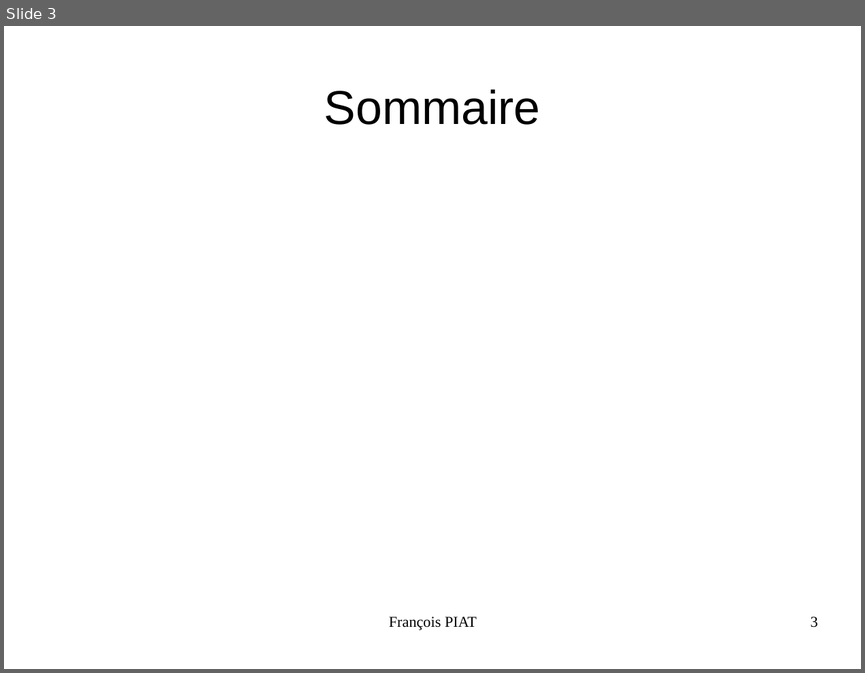
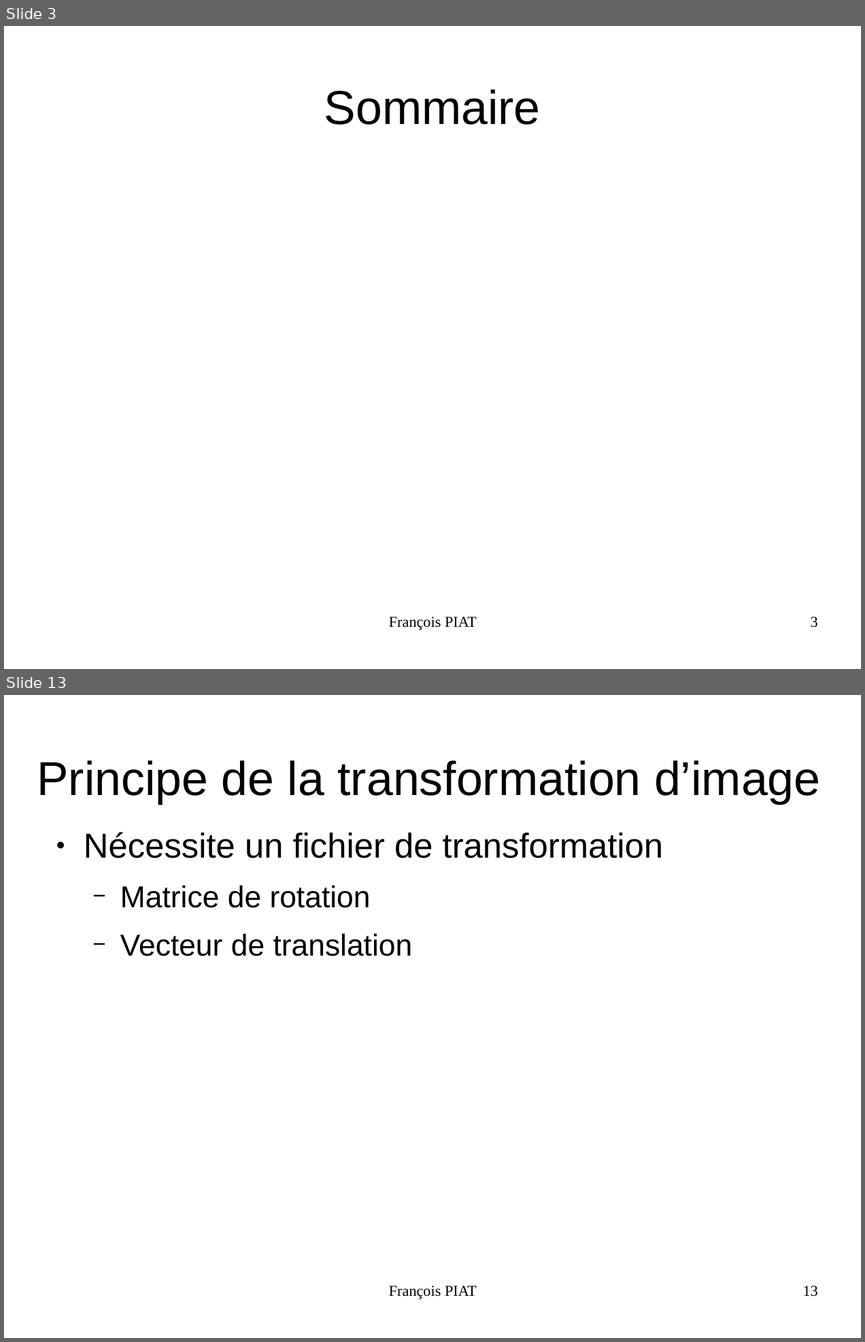
Before and after one commit to piatf/Report-2016-interniship-BioMedIA, a slide deck: presentation.odp. Shown one above the other, each under a label of ours: slide 3 before the commit, slides 3 and 13 after it; the slides between them are not shown. The pictures are 865x673 and 865x1342 pixels, drawn with LibreOffice and Linux fonts; fonts in the diff are those of the drawing. Boxes give left, top, right and bottom in pixels: in the first picture for what was removed or moved away, otherwise in the second. Text is boxed around its words. In the diff, an @@ line names an element or a change of style, - is before the commit and + after.

Commit message:
Adds some slides for gaussian blurring and transform-image

```diff
--- a/presentation.odp
+++ b/presentation.odp
@@ slide 13 added at box(4, 695, 861, 1338), background #FFFFFF @@
@@ title added at box(37, 760, 820, 804), 44 pt, text #000000 @@
+Principe de la transformation d’image
@@ text added at box(84, 832, 664, 956), 28 pt, text #000000 @@
+● Nécessite un fichier de transformation
+  − Matrice de rotation
+  − Vecteur de translation
@@ text added at box(389, 1285, 477, 1299), 14 pt, text #000000 @@
+François PIAT
@@ page number added at box(803, 1285, 818, 1296), 14 pt, text #000000 @@
+13
```
Also in this commit, not shown: 4 slides changed, 12 other slides added.
